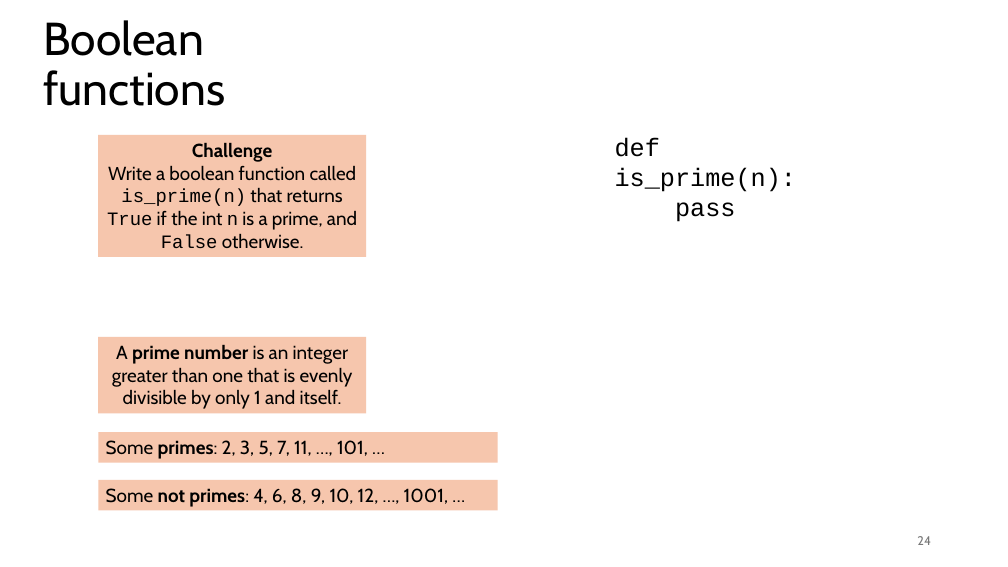
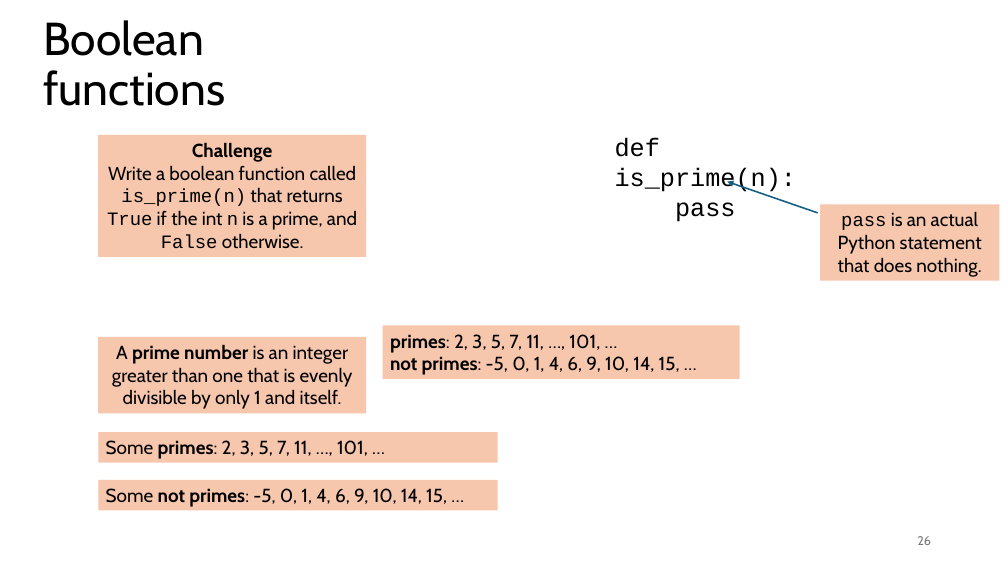
Before and after one commit to tjd1234/cmpt120spring2026, a slide deck: slide 26 of lecture_notes/chapter6/chapter6.pptx (slide 24 before the commit). Drawn at 1008x567 pixels with LibreOffice and Linux fonts; fonts in the diff are those of the drawing. Boxes give left, top, right and bottom in pixels: in the first picture for what was removed or moved away, otherwise in the second. Text is boxed around its words. In the diff, an @@ line names an element or a change of style, - is before the commit and + after.

```diff
--- a/lecture_notes/chapter6/chapter6.pptx
+++ b/lecture_notes/chapter6/chapter6.pptx
@@ arrow added from (818, 213) to (727, 181), #156082 1.5 pt @@
@@ rectangle added at (x1=820, y1=204, x2=1000, y2=281), fill #F6C6AD, 18 pt, text #000000 @@
+pass is an actual Python statement that does nothing.
@@ rectangle added at (x1=383, y1=326, x2=740, y2=380), fill #F6C6AD, 18 pt, text #000000 @@
+primes: 2, 3, 5, 7, 11, …, 101, …
+not primes: -5, 0, 1, 4, 6, 9, 10, 14, 15, …
@@ text in rectangle at (x1=106, y1=488, x2=447, y2=507): text changed @@
-Some not primes: 4, 6, 8, 9, 10, 12, …, 1001, …
+Some not primes: -5, 0, 1, 4, 6, 9, 10, 14, 15, …
@@ page number at (x1=917, y1=536, x2=931, y2=545): text changed @@
-24
+26
```
Also in this commit, not shown: 15 other slides changed, 4 slides added, 4 slides removed, 2 other files.
